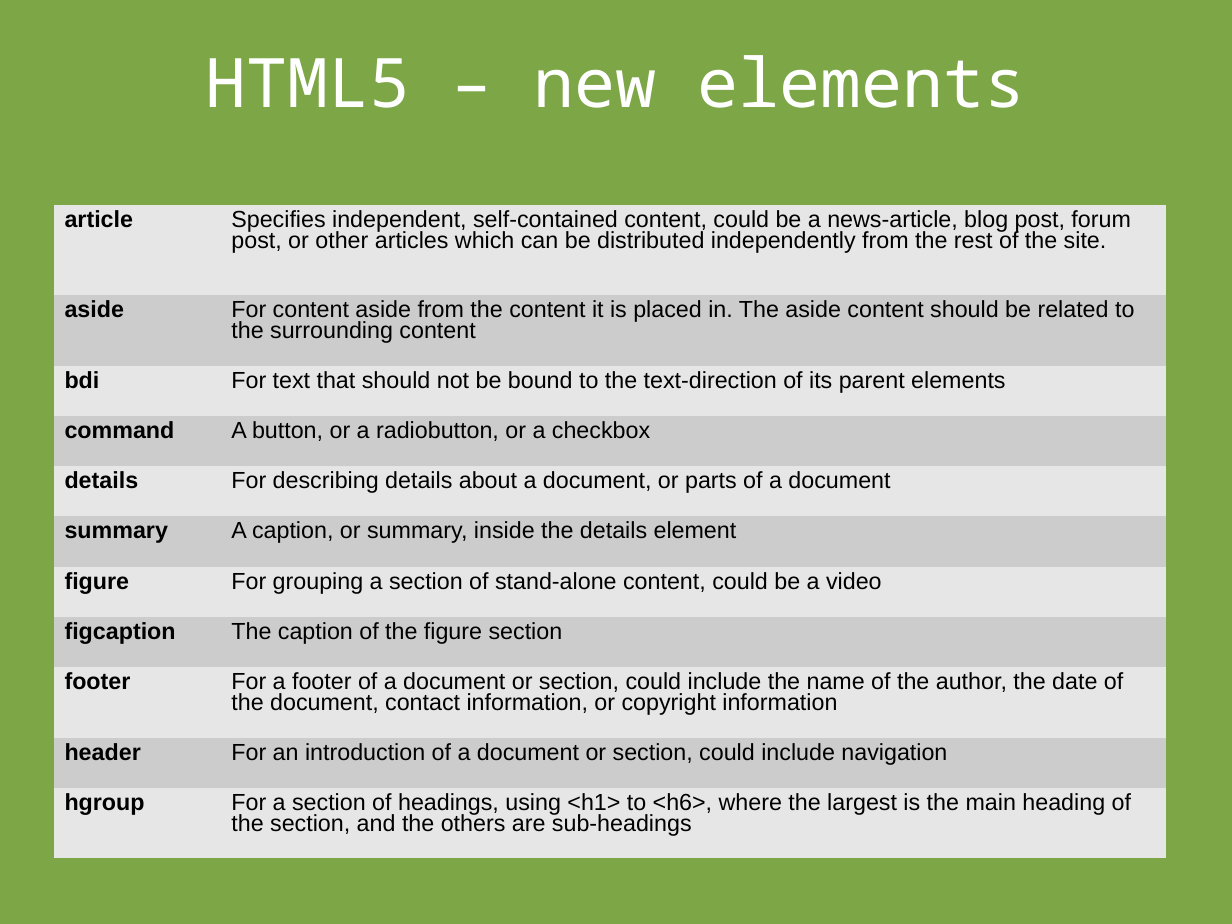
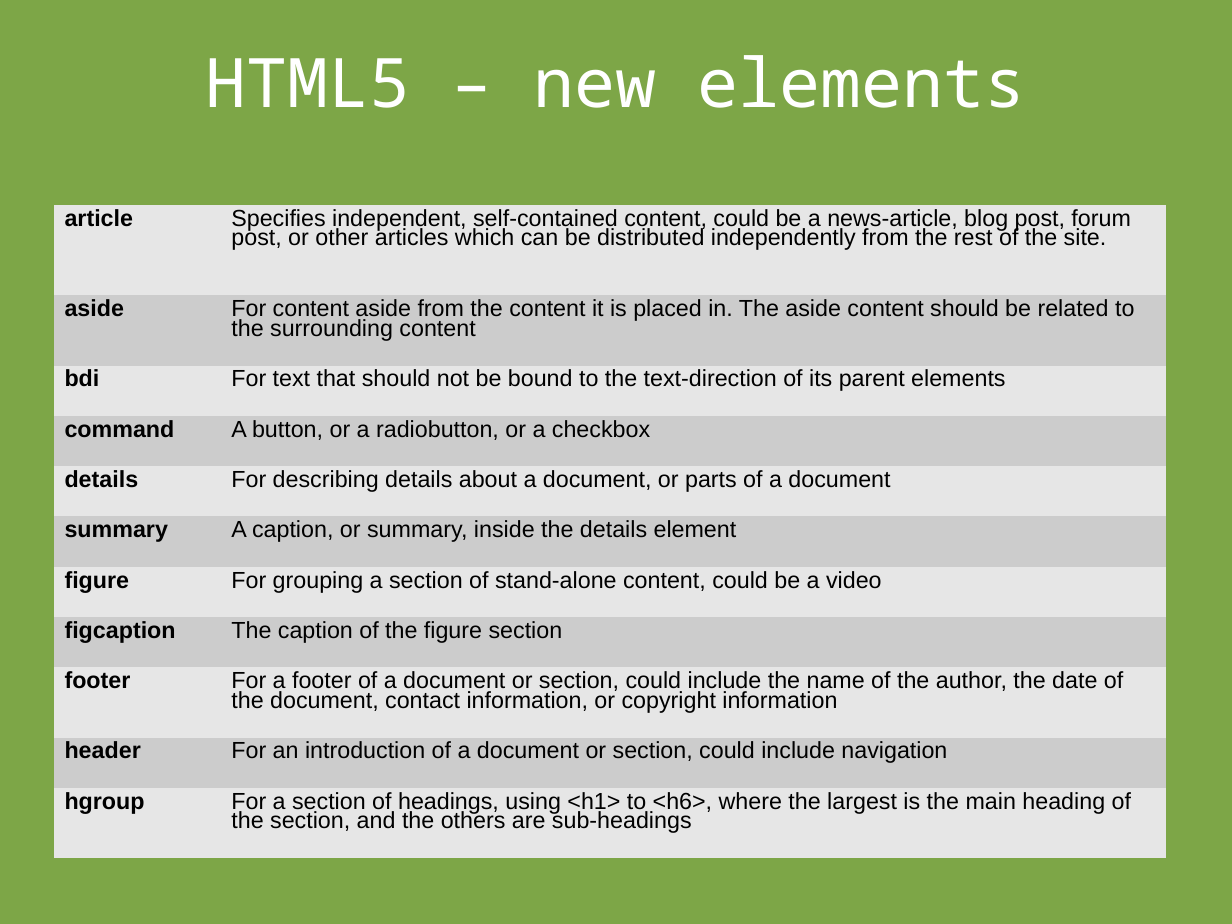
Before and after one commit to Houston-Inc/HTML5, a slide deck: slide 4 of html5.ppt. Drawn at 1232x924 pixels with LibreOffice and Linux fonts; fonts in the diff are those of the drawing. Boxes give left, top, right and bottom in pixels: in the first picture for what was removed or moved away, otherwise in the second. Text is boxed around its words. In the diff, an @@ line names an element or a change of style, - is before the commit and + after.

```diff
--- a/html5.ppt
+++ b/html5.ppt
@@ table at (x1=54, y1=205, x2=1166, y2=857) @@
@@ line spacing 0.81 to 0.76 @@
```
Also in this commit, not shown: 9 other slides changed.
